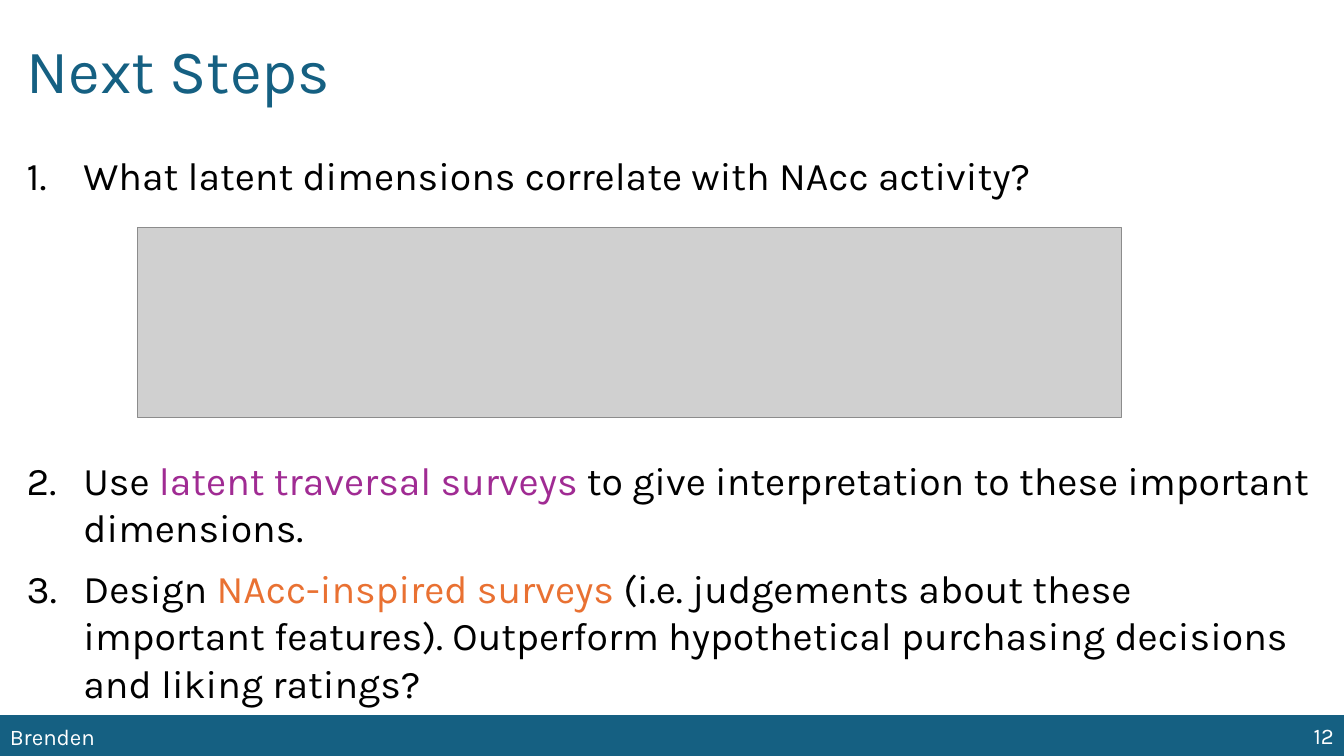
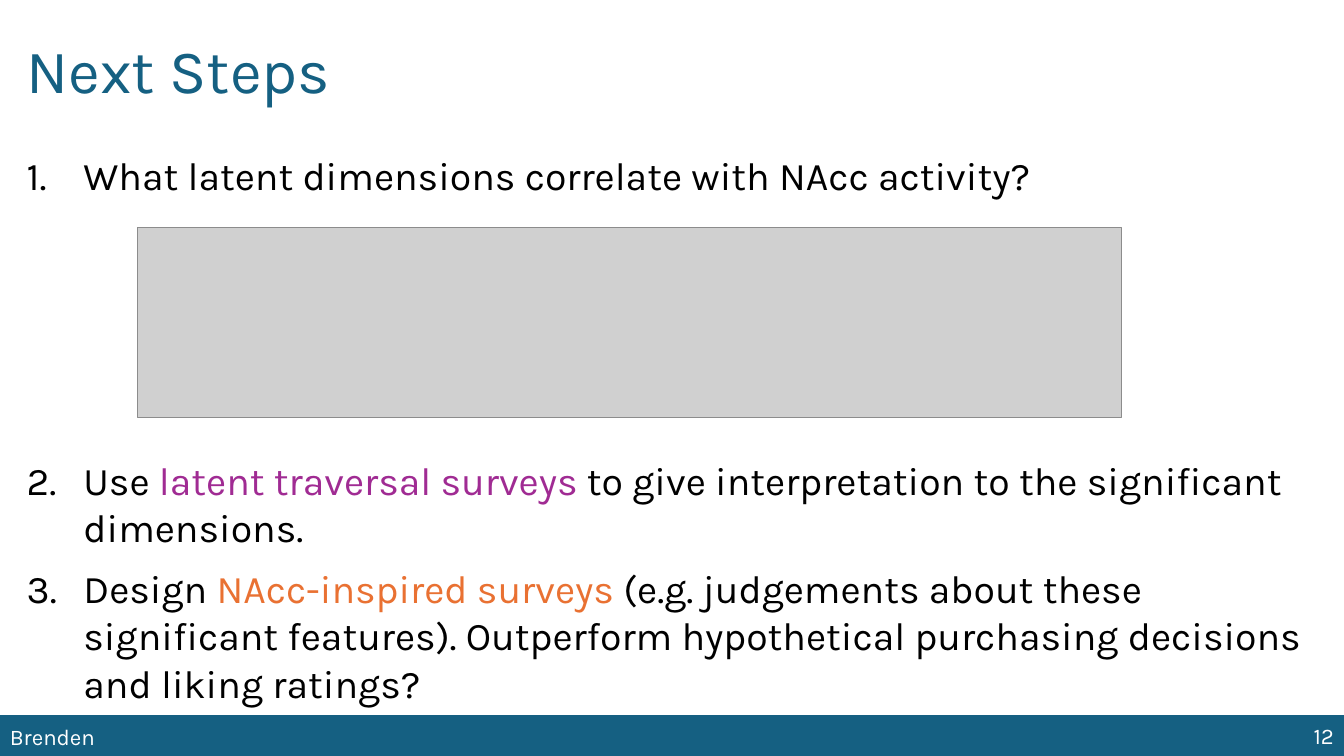
Before and after one commit to BrendenEum/motorVAE, a slide deck: slide 12 of presentations/2025.05.05 - TRI Update.pptx. Drawn at 1344x756 pixels with LibreOffice and Linux fonts; fonts in the diff are those of the drawing; grey boxes stand for pictures; background and template pictures are left out. Boxes give left, top, right and bottom in pixels: in the first picture for what was removed or moved away, otherwise in the second. Text is boxed around its words. In the diff, an @@ line names an element or a change of style, - is before the commit and + after.

```diff
--- a/presentations/2025.05.05 - TRI Update.pptx
+++ b/presentations/2025.05.05 - TRI Update.pptx
@@ text at [83,468,1301,708]: text changed @@
-2. Use latent traversal surveys to give interpretation to these important dimensions.
-3. Design NAcc-inspired surveys (i.e. judgements about these important features). Outperform hypothetical purchasing decisions and liking ratings?
+2. Use latent traversal surveys to give interpretation to the significant dimensions.
+3. Design NAcc-inspired surveys (e.g. judgements about these significant features). Outperform hypothetical purchasing decisions and liking ratings?
```
Also in this commit, not shown: 5 other slides changed, 7 other files.
